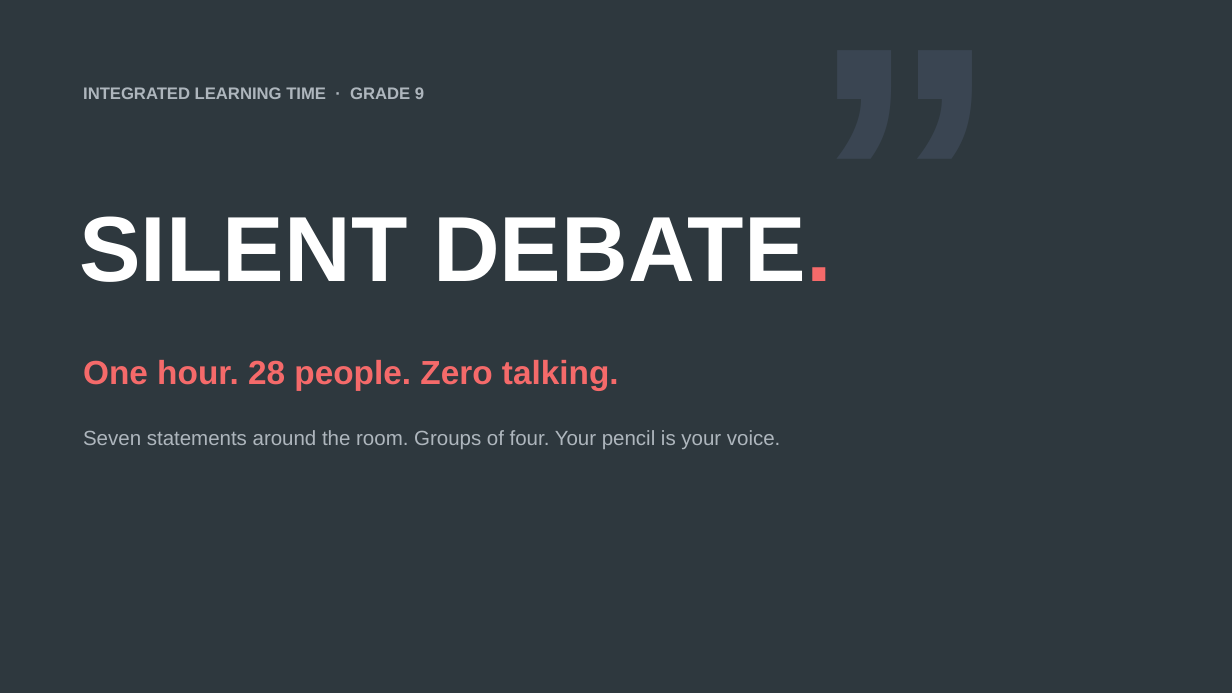
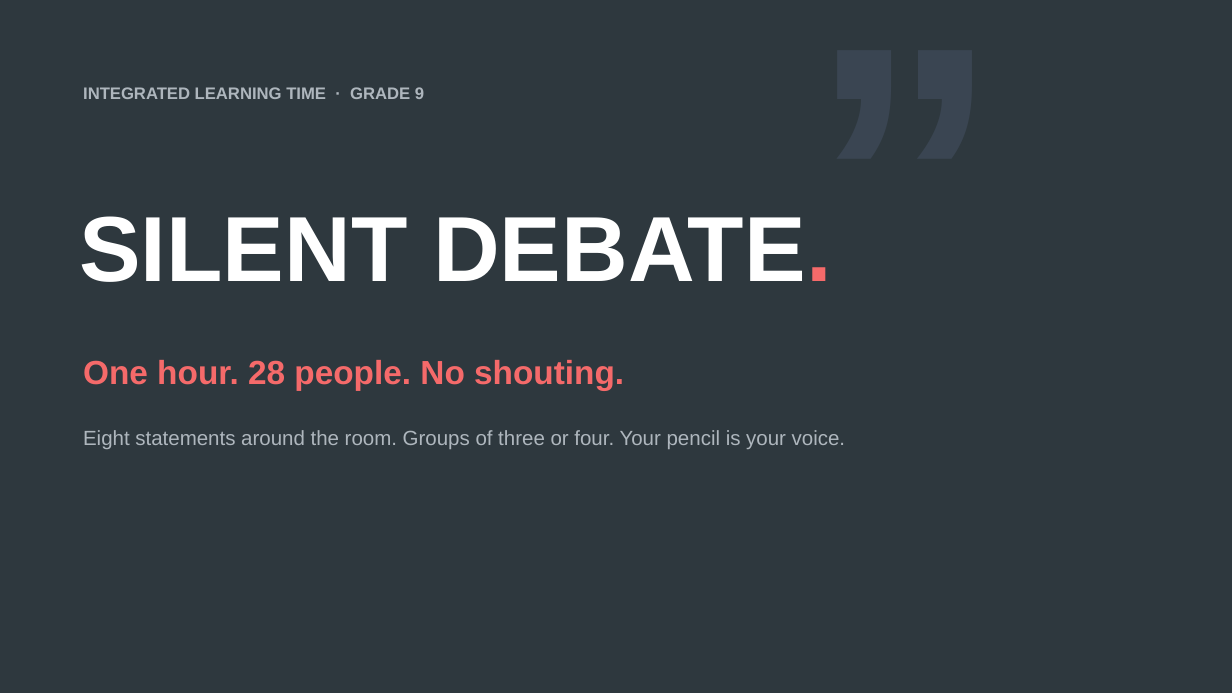
Before and after one commit to dwaugh-edsim/bihi2027, a slide deck: slide 1 of ILT/silent-debate-ilt.pptx. Drawn at 1232x693 pixels with LibreOffice and Linux fonts; fonts in the diff are those of the drawing. Boxes give left, top, right and bottom in pixels: in the first picture for what was removed or moved away, otherwise in the second. Text is boxed around its words. In the diff, an @@ line names an element or a change of style, - is before the commit and + after.

```diff
--- a/ILT/silent-debate-ilt.pptx
+++ b/ILT/silent-debate-ilt.pptx
@@ text at <box>83,360,624,390</box>: text changed @@
-One hour. 28 people. Zero talking.
+One hour. 28 people. No shouting.
@@ text at <box>83,430,845,449</box>: text changed @@
-Seven statements around the room. Groups of four. Your pencil is your voice.
+Eight statements around the room. Groups of three or four. Your pencil is your voice.
```
Also in this commit, not shown: 7 other slides changed, 2 other files.
